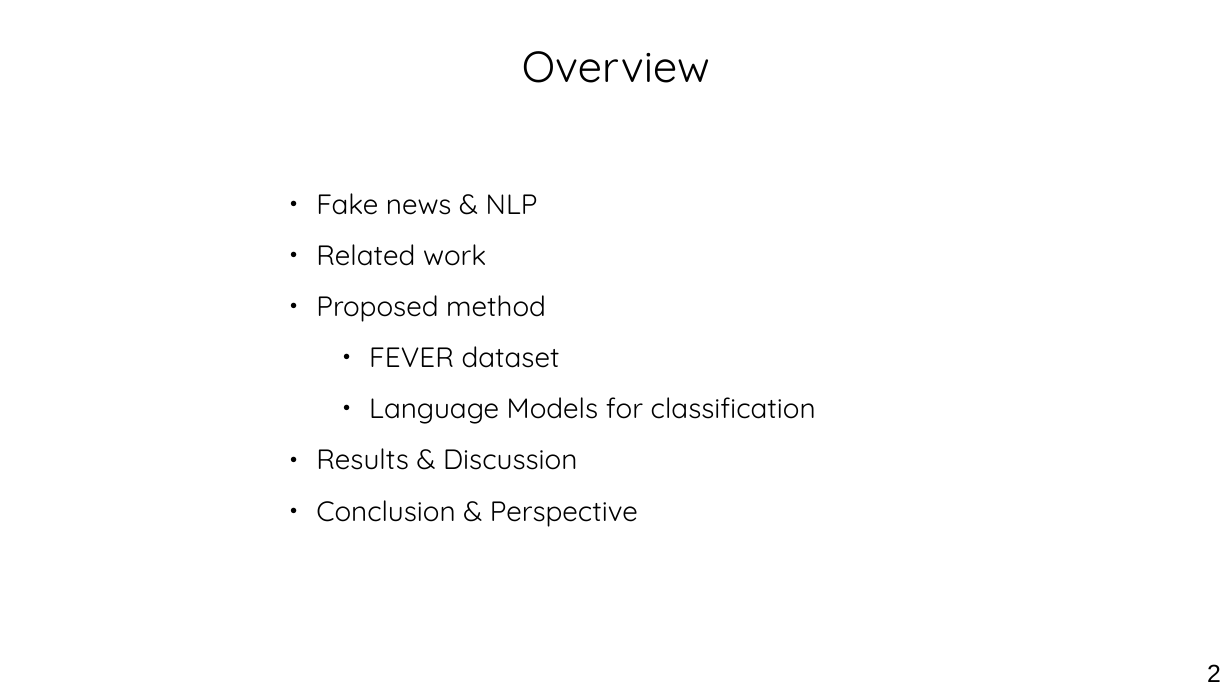
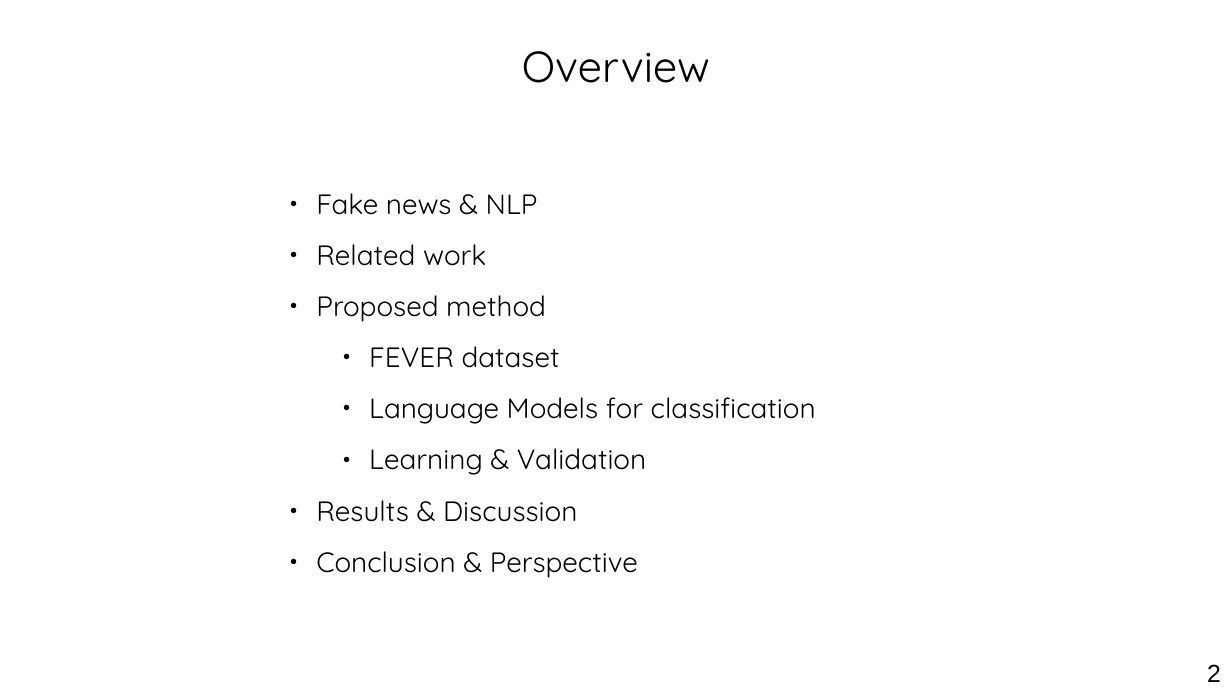
Before and after one commit to othmanelhoufi/LM-for-FactChecking, a slide deck: slide 2 of presentation/NLP_fact_checking.odp. Drawn at 1232x693 pixels with LibreOffice and Linux fonts; fonts in the diff are those of the drawing. Boxes give left, top, right and bottom in pixels: in the first picture for what was removed or moved away, otherwise in the second. Text is boxed around its words. In the diff, an @@ line names an element or a change of style, - is before the commit and + after.

```diff
--- a/presentation/NLP_fact_checking.odp
+++ b/presentation/NLP_fact_checking.odp
@@ text at [369, 448, 646, 475]: paragraph added @@
+    ● Learning & Validation
```
Also in this commit, not shown: 2 other slides changed, 6 slides added, 2 slides removed, 22 other files.
